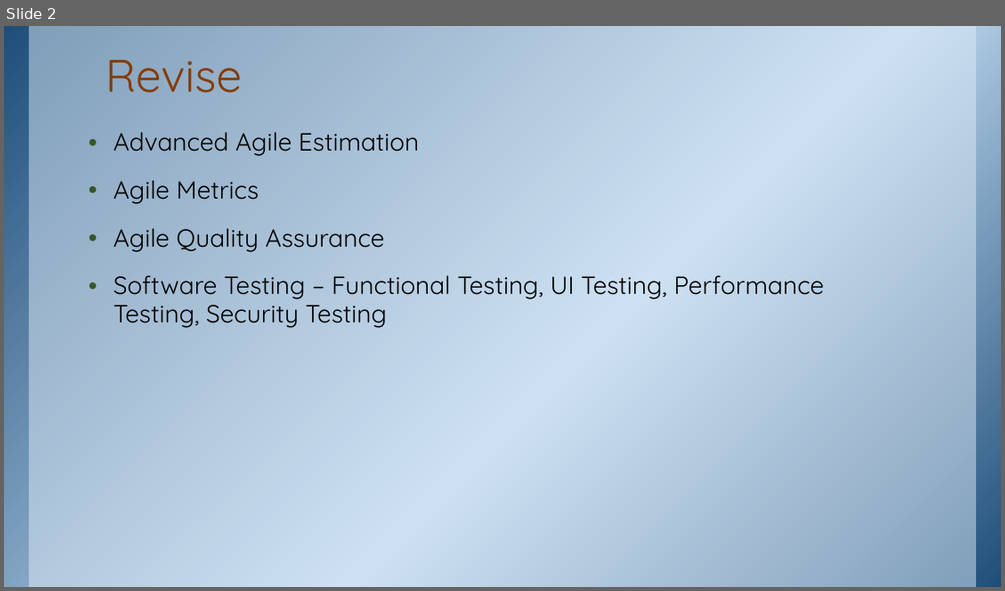
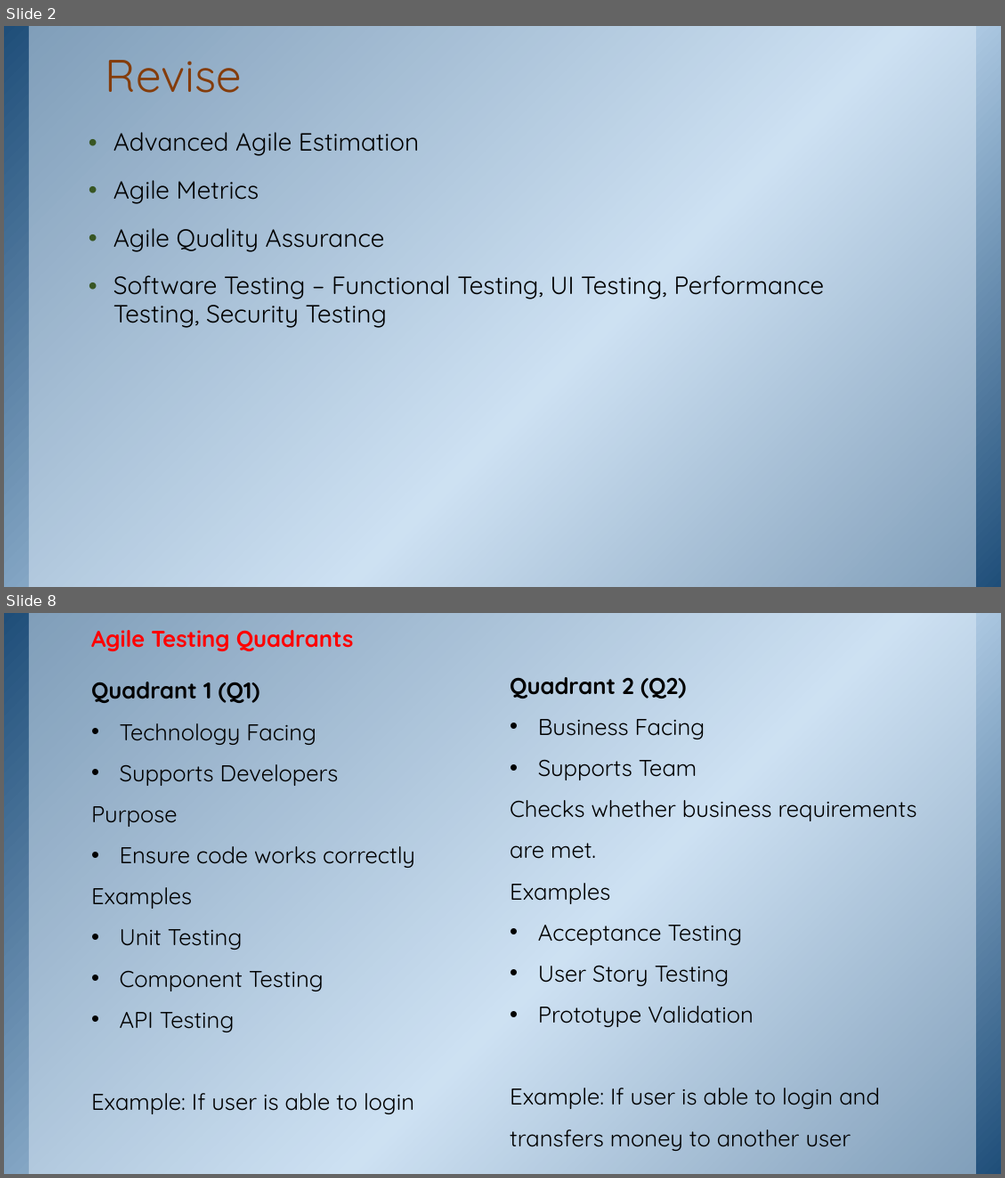
Before and after one commit to ketkiinamdar/IGCOE, a slide deck: TE - Lecture-8-4Aug2026.pptx. Shown one above the other, each under a label of ours: slide 2 before the commit, slides 2 and 8 after it; the slides between them are not shown. The pictures are 1005x591 and 1005x1178 pixels, drawn with LibreOffice and Linux fonts; fonts in the diff are those of the drawing; background and template pictures are left out. Boxes give left, top, right and bottom in pixels: in the first picture for what was removed or moved away, otherwise in the second. Text is boxed around its words. In the diff, an @@ line names an element or a change of style, - is before the commit and + after.

```diff
--- a/TE - Lecture-8-4Aug2026.pptx
+++ b/TE - Lecture-8-4Aug2026.pptx
@@ slide 8 added at bbox=[4, 613, 1001, 1174], background picture (left out); not listed: 2 template elements that a slide beside it also shows @@
@@ text added at bbox=[91, 630, 354, 651], 22 pt, text #FF0000, bold @@
+Agile Testing Quadrants
@@ text added at bbox=[91, 682, 415, 1114], 22 pt, text #000000 @@
+Quadrant 1 (Q1)
+• Technology Facing
+• Supports Developers
+Purpose
+• Ensure code works correctly
+Examples
+• Unit Testing
+• Component Testing
+• API Testing
+Example: If user is able to login
@@ text added at bbox=[510, 677, 917, 1151], 22 pt, text #000000 @@
+Quadrant 2 (Q2)
+• Business Facing
+• Supports Team
+Checks whether business requirements are met.
+Examples
+• Acceptance Testing
+• User Story Testing
+• Prototype Validation
+Example: If user is able to login and transfers money to another user
```
Also in this commit, not shown: 1 slide changed, 16 other slides added, 1 slide removed, 1 other file.
